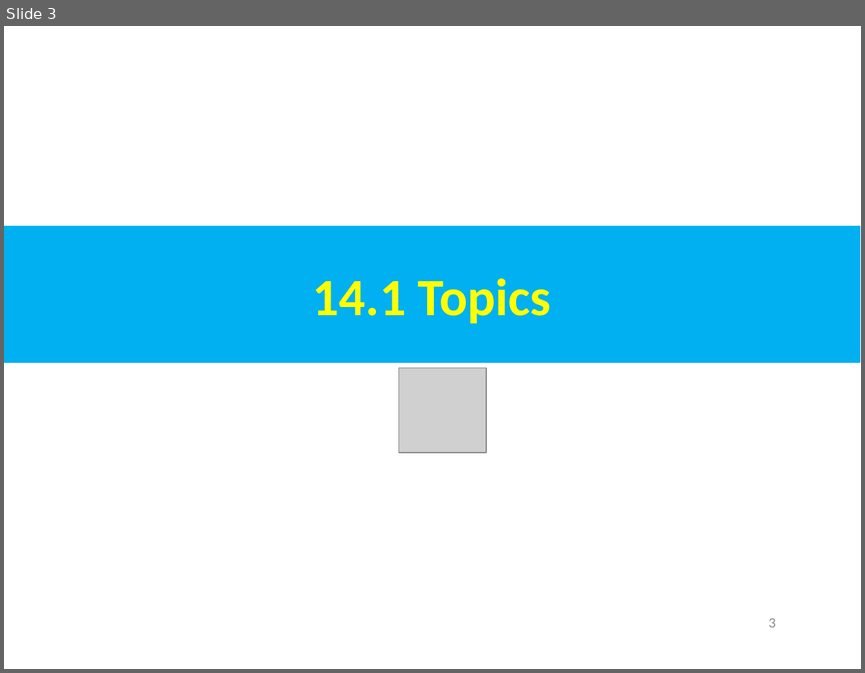
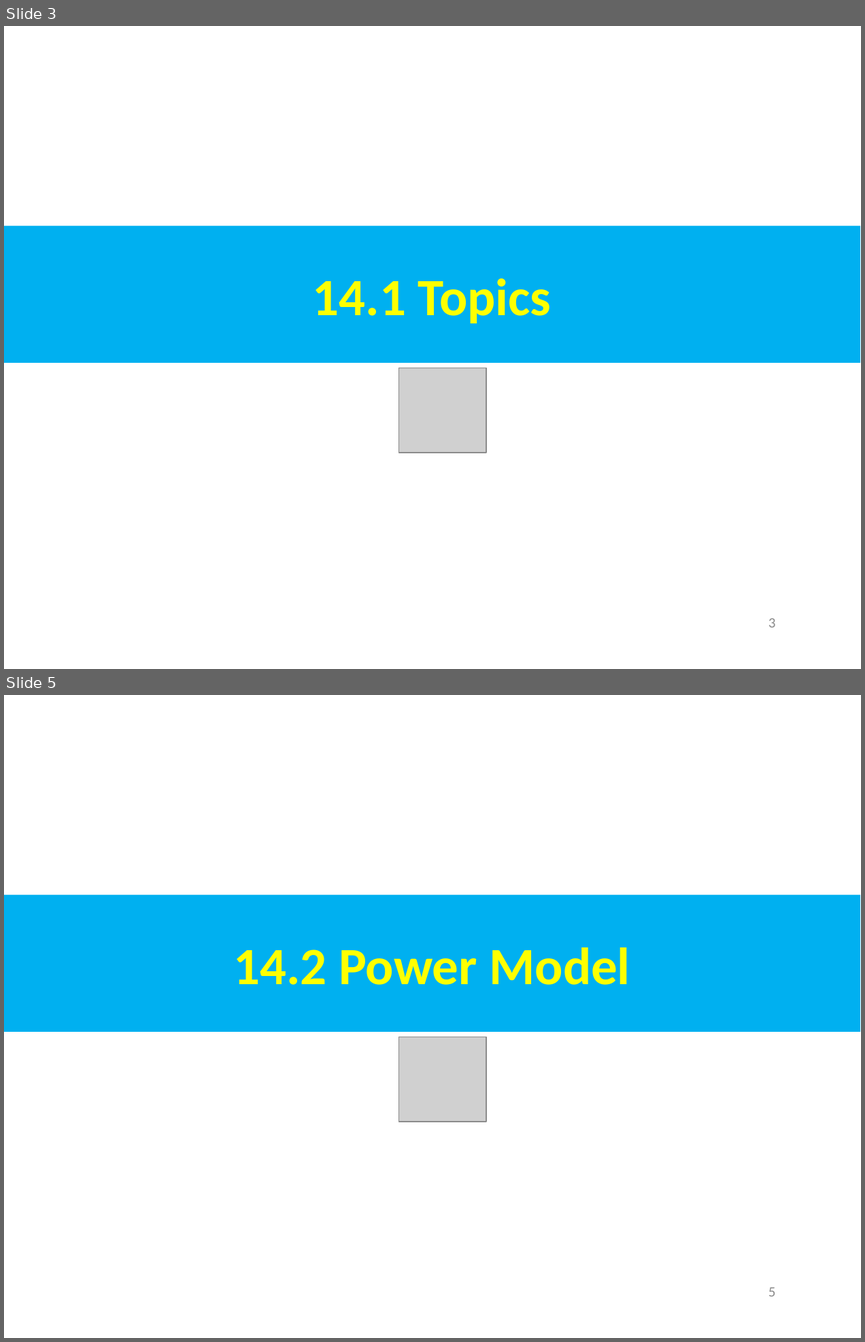
Before and after one commit to peterhchen/AIU_CS850_Gem5_McPAT, a slide deck: 050_Gem5/014.PwrMod/000_Video/014.PowerModel.ppt. Shown one above the other, each under a label of ours: slide 3 before the commit, slides 3 and 5 after it; the slides between them are not shown. The pictures are 865x673 and 865x1342 pixels, drawn with LibreOffice and Linux fonts; fonts in the diff are those of the drawing; grey boxes stand for pictures. Boxes give left, top, right and bottom in pixels: in the first picture for what was removed or moved away, otherwise in the second. Text is boxed around its words. In the diff, an @@ line names an element or a change of style, - is before the commit and + after.

```diff
--- a/050_Gem5/014.PwrMod/000_Video/014.PowerModel.ppt
+++ b/050_Gem5/014.PwrMod/000_Video/014.PowerModel.ppt
@@ slide 5 added at (4,695,861,1338), background #FFFFFF @@
@@ rectangle added at (4,895,860,1032), fill #00B0F0, 44 pt, text #FFFF00, bold @@
+14.2 Power Model
@@ picture added at (399,1037,486,1121) @@
@@ page number added at (768,1287,776,1296), 12 pt, text #8B8B8B @@
+5
```
Also in this commit, not shown: 1 slide changed, 2 other slides added.
